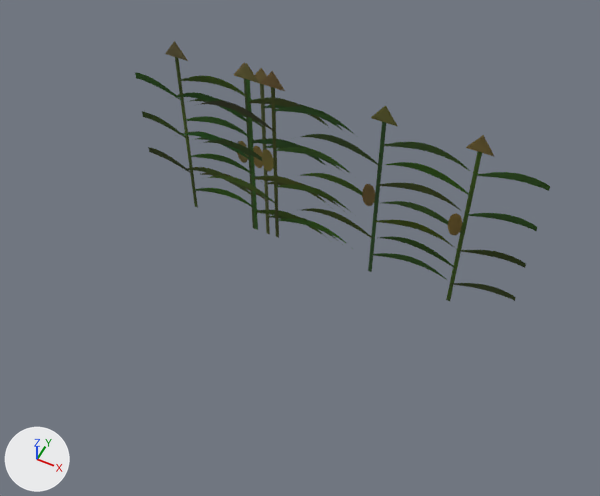
The glTF model game/data/meshes/props/Crop_Corn_1_LOD2.gltf: old version first, new version second.
Before and after are seen from a camera (50 mm lens) standing at (2.36, -5.15, 6.44) and looking at (0.04, -0.52, 0.65). Arrows for +X, +Y and +Z are at lower left; the lights stay in place. The older version comes first.

Objects in the first picture: 'Crop_Corn_1_LOD2'.
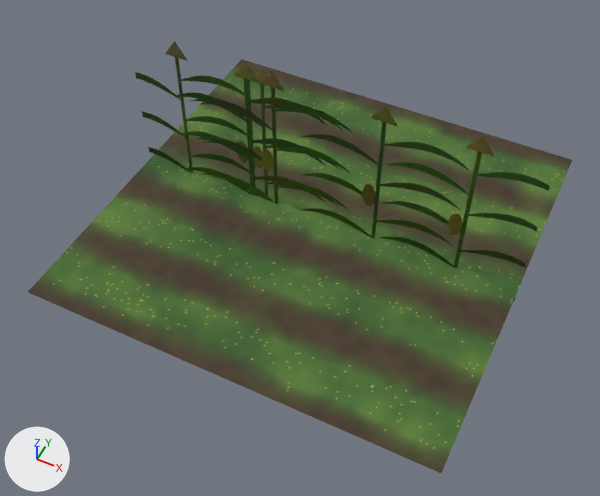
What differs and where, as boxes [x1, y1, x2, y2] in the pictures (600 x 496 px):
'Crop_Corn_1_LOD2', reshaped: before [135, 41, 550, 301]; after [28, 41, 572, 473]
part 1 of me_crop_corn_1_lod2, added (green): after [28, 59, 572, 473]

Patch to the scene script:
```diff
--- a/game/data/meshes/props/Crop_Corn_1_LOD2.gltf.py
+++ b/game/data/meshes/props/Crop_Corn_1_LOD2.gltf.py
@@ img_t_decor_crop_top_corn_basecolor_png @@
+img_t_decor_crop_top_corn_basecolor_png = load_image('T_Decor_Crop_Top_Corn_BaseColor.png', 'T_Decor_Crop_Top_Corn_BaseColor.png', 512, 512, 'sRGB')
@@ img_t_decor_crop_top_corn_normal_png @@
+img_t_decor_crop_top_corn_normal_png = load_image('T_Decor_Crop_Top_Corn_Normal.png', 'T_Decor_Crop_Top_Corn_Normal.png', 512, 512, 'Non-Color')
@@ img_t_decor_crop_top_corn_orm_png @@
+img_t_decor_crop_top_corn_orm_png = load_image('T_Decor_Crop_Top_Corn_ORM.png', 'T_Decor_Crop_Top_Corn_ORM.png', 512, 512, 'Non-Color')
@@ mat_mi_decor_crop_top_corn @@
+mat_mi_decor_crop_top_corn = bpy.data.materials.new('MI_Decor_Crop_Top_Corn')
+# uses the picture img_t_decor_crop_top_corn_basecolor_png
+# uses the picture img_t_decor_crop_top_corn_normal_png
+# uses the picture img_t_decor_crop_top_corn_orm_png
@@ me_crop_corn_1_lod2 @@
 # used by ob_crop_corn_1_lod2; location = (0.0, 0.0, 0.0)
 # verts and faces of me_crop_corn_1_lod2; kept vertices keep their numbers, new ones are numbered from 4
-me_crop_corn_1_lod2.from_pydata(...)  # 4 vertices, 2 faces; spans x -2.0..2.0, y 0.03, z 0.0..2.16
+me_crop_corn_1_lod2.from_pydata(...)  # 8 vertices, 4 faces; spans x -2.0..2.0, y -2.0..2.0, z 0.0..2.16
+# me_crop_corn_1_lod2 part 1
+verts[4] = (-2.0, -2.0, 0.5)  # pixel (27, 292)
+verts[5] = (2.0, -2.0, 0.5)  # pixel (441, 473)
+verts[6] = (2.0, 2.0, 0.5)  # pixel (572, 159)
+verts[7] = (-2.0, 2.0, 0.5)  # pixel (241, 59)
+faces += [(4, 5, 6), (4, 6, 7)]  # mat_mi_decor_crop_top_corn
 me_crop_corn_1_lod2.materials.append(mat_mi_decor_plant_corn)
+me_crop_corn_1_lod2.materials.append(mat_mi_decor_crop_top_corn)
```
